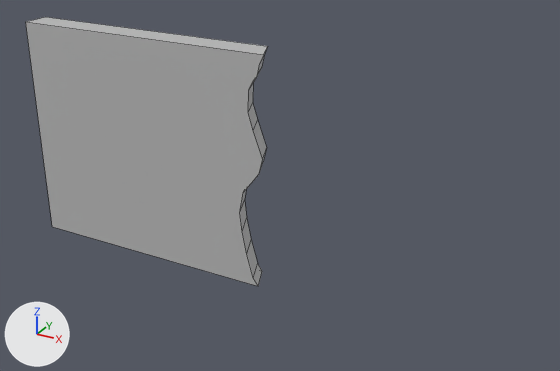
An edit to the FBX model Assets/Models/StyrofoamPanel/styrofoam_panel_breakL.fbx, drawn before and after from the same camera.
Rendered twice from a 50 mm camera at (0.761, -1.259, 1.934) aimed at (0.057, 0.021, 1.294). The lights are fixed; the arrows at lower left show +X, +Y and +Z. Mesh edges are drawn as thin lines. Where no turn or scale is listed for an object, it has been applied to the vertices.

The first picture shows 'Panel_breakL'.
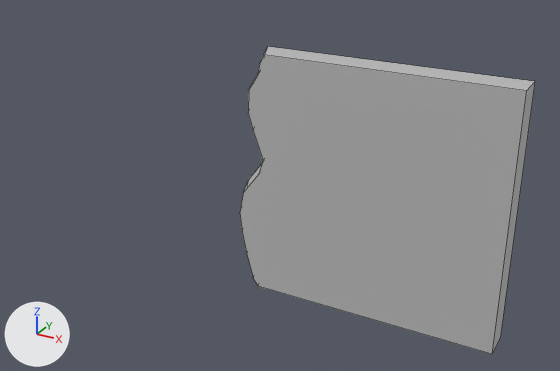
Pixel boxes [x1, y1, x2, y2] of what changed, in the pictures (560 x 371 px):
'Panel_breakL', reshaped (22% wider, 14% taller)
    before: [26, 17, 268, 286]
    after: [240, 46, 535, 354]

Diff of the bpy script that builds the scene:
```diff
--- a/Assets/Models/StyrofoamPanel/styrofoam_panel_breakL.fbx.py
+++ b/Assets/Models/StyrofoamPanel/styrofoam_panel_breakL.fbx.py
@@ me_mesh @@
 # used by ob_panel_breakl; location = (0.0, 0.0, 0.0)
-me_mesh.from_pydata(...)  # 32 vertices, 18 faces; spans x -0.553..0.05, y -0.03..0.03, z 1.075..1.577
+me_mesh.from_pydata(...)  # 32 vertices, 18 faces; spans x -0.035..0.531, y -0.03..0.03, z 1.075..1.577
+# me_mesh part 1
+# 4 vertices are removed from x -0.553, y -0.03..0.03, z 1.075..1.577
+# 18 faces are deleted
+# 4 vertices are added at (0.531, -0.03, 1.075), (0.531, -0.03, 1.577), (0.531, 0.03, 1.075), (0.531, 0.03, 1.577)
+# 18 new faces join them
 me_mesh.materials.append(mat_lambert2)
```
